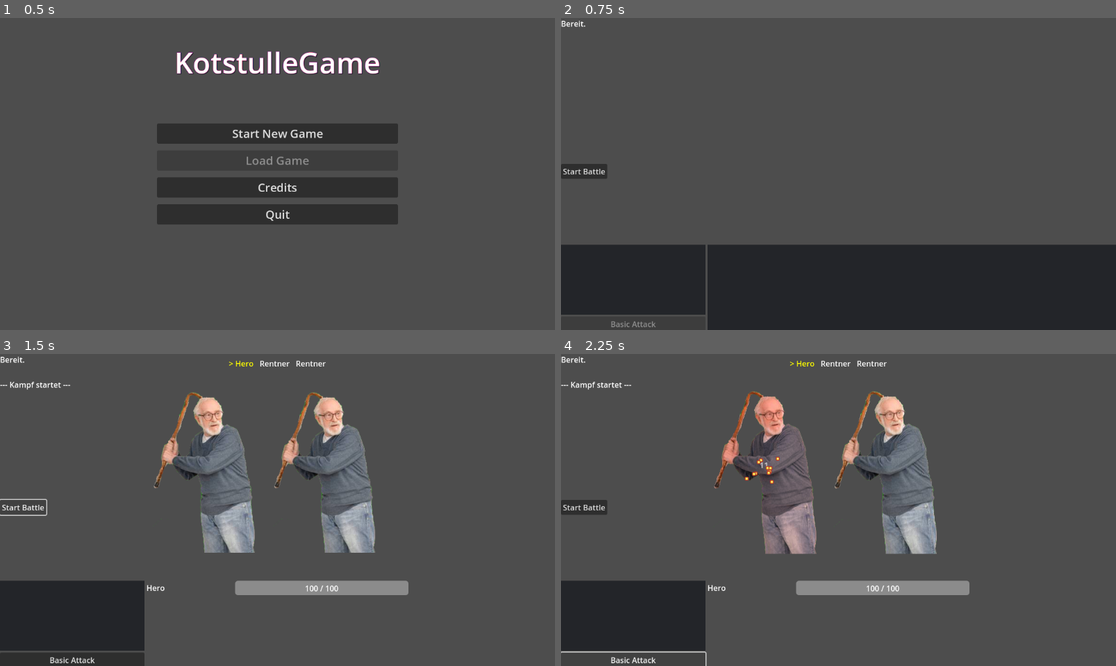
Above: before the commit, frames 1-4 (two rows, left to right).
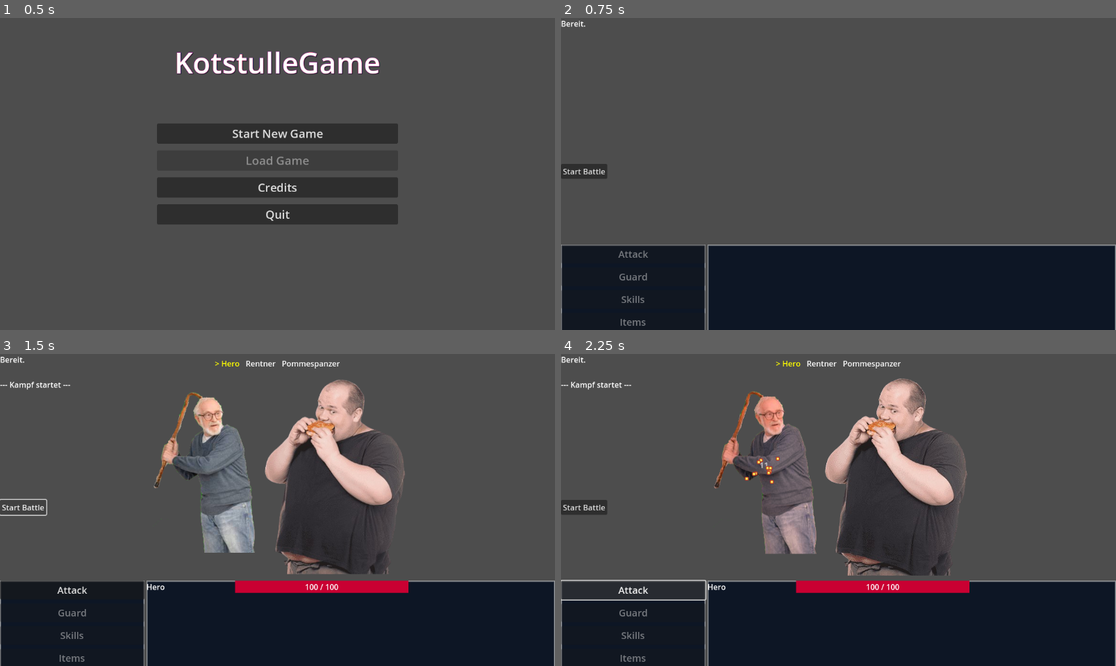
Above: after the commit, the same moments.

Repository: Marv0407/kotstulle-game
Game: Godot game, scene res://scenes/control.tscn
Two runs of this game, one before a commit and one after it. Both use one fixed random seed, a clock stepped at 60 frames per second and the inputs below.
Inputs:
- Up to frame 1 (0.5 s): no input
- Up to frame 2 (0.75 s): click "Start New Game" at 0.5 s
- Up to frame 3 (1.5 s): click "Start Battle" at 1.25 s
- Up to frame 4 (2.25 s): click "Basic Attack" (after the commit: "Attack") at 2 s

Frame 1 is identical in both runs. In frame 2, 2.1% of the frame differs, in the area x 0-100%, y 72-100%; in frame 3, 31%; in frame 4, 31%, in the area x 0-100%, y 2-100%.

Commit message:
Revamp battle UI
Enhanced the battle test UI with new panels, button layout, and style overrides for improved clarity. Added additional action buttons (Guard, Skills, Items) and updated node paths in scripts to match the new structure. Improved PartyMemberUI HP bar visuals with custom styles.

Diff:
--- a/ressources/Enemies/Penner.tres
+++ b/ressources/Enemies/Penner.tres
@@ -5,12 +5,12 @@
 [resource]
 script = ExtResource("1_sfvla")
 name = "Penner"
-max_hp = 40
-atk = 8
+max_hp = 67
+atk = 10
 def = 4
 sp_atk = 6
 sp_def = 2
-luck = 6
-speed = 6
+luck = 2
+speed = 2
 level = 1
 metadata/_custom_type_script = "uid://b4vfx11poblgj"
--- a/ressources/Enemies/Pommespanzer.tres
+++ b/ressources/Enemies/Pommespanzer.tres
@@ -6,13 +6,13 @@
 [resource]
 script = ExtResource("1_jqix2")
 name = "Pommespanzer"
-max_hp = 40
-atk = 8
-def = 4
-sp_atk = 6
+max_hp = 60
+atk = 10
+def = 10
+sp_atk = 2
 sp_def = 2
-luck = 6
-speed = 6
+luck = 5
+speed = 1
 level = 1
 sprite = ExtResource("2_dohw1")
 metadata/_custom_type_script = "uid://b4vfx11poblgj"
--- a/ressources/Enemies/Rentner.tres
+++ b/ressources/Enemies/Rentner.tres
@@ -6,13 +6,13 @@
 [resource]
 script = ExtResource("1_8o84g")
 name = "Rentner"
-max_hp = 40
+max_hp = 67
 atk = 8
 def = 4
-sp_atk = 6
+sp_atk = 5
 sp_def = 2
-luck = 6
-speed = 6
+luck = 4
+speed = 4
 level = 1
 sprite = ExtResource("2_812gd")
 metadata/_custom_type_script = "uid://b4vfx11poblgj"
--- a/scenes/BattleTest.tscn
+++ b/scenes/BattleTest.tscn
@@ -1,13 +1,30 @@
-[gd_scene load_steps=10 format=3 uid="uid://dcmvwdjbytety"]
+[gd_scene load_steps=13 format=3 uid="uid://dcmvwdjbytety"]
 
 [ext_resource type="Script" uid="uid://dt83mh3hbxwe6" path="res://scripts/battle_test.gd" id="1_legaw"]
 [ext_resource type="Script" uid="uid://bhdts0363nnm8" path="res://scripts/battle_manager.gd" id="2_tp7yc"]
 [ext_resource type="Script" uid="uid://b4vfx11poblgj" path="res://scripts/char_data.gd" id="3_smx2l"]
 [ext_resource type="Resource" uid="uid://d27kr4qwd3ng" path="res://ressources/Player Characters/hero.tres" id="4_5txia"]
-[ext_resource type="Resource" uid="uid://dayx4q8vorwm3" path="res://ressources/Enemies/Rentner.tres" id="5_tp7yc"]
+[ext_resource type="Resource" uid="uid://dayx4q8vorwm3" path="res://ressources/Enemies/Rentner.tres" id="5_766wr"]
+[ext_resource type="Resource" uid="uid://m8blmoddq8s2" path="res://ressources/Enemies/Pommespanzer.tres" id="6_2aica"]
 [ext_resource type="Script" uid="uid://c3icaeegf4j34" path="res://scripts/party_hud_container.gd" id="6_smx2l"]
 [ext_resource type="PackedScene" uid="uid://xm18nkpojt6g" path="res://scenes/PartyMemberUI.tscn" id="7_5txia"]
 [ext_resource type="Texture2D" uid="uid://c15f56jyfo8js" path="res://ressources/sprites/fire1.png" id="7_smx2l"]
+
+[sub_resource type="StyleBoxFlat" id="StyleBoxFlat_766wr"]
+bg_color = Color(0.050980393, 0.08627451, 0.14509805, 1)
+border_width_left = 3
+border_width_top = 3
+border_width_right = 3
+border_width_bottom = 3
+border_blend = true
+
+[sub_resource type="StyleBoxFlat" id="StyleBoxFlat_2aica"]
+bg_color = Color(0.050980393, 0.08627451, 0.14509805, 1)
+border_width_left = 3
+border_width_top = 3
+border_width_right = 3
+border_width_bottom = 3
+border_blend = true
 
 [sub_resource type="Curve" id="Curve_5txia"]
 _limits = [-200.0, 200.0, 0.0, 1.0]
@@ -20,7 +37,7 @@
 [node name="BattleManager" type="Node" parent="." node_paths=PackedStringArray("turn_order_container")]
 script = ExtResource("2_tp7yc")
 party_data = Array[ExtResource("3_smx2l")]([ExtResource("4_5txia")])
-enemy_data = Array[ExtResource("3_smx2l")]([ExtResource("5_tp7yc"), ExtResource("5_tp7yc")])
+enemy_data = Array[ExtResource("3_smx2l")]([ExtResource("5_766wr"), ExtResource("6_2aica")])
 turn_order_container = NodePath("../DebugUI/CanvasLayer/TurnOrderContainer")
 
 [node name="DebugUI" type="Control" parent="."]
@@ -58,26 +75,59 @@
 layout_mode = 2
 alignment = 1
 
-[node name="ColorRect" type="ColorRect" parent="DebugUI/CanvasLayer/PartyMenuContainer/ActionsContainer"]
-layout_mode = 2
-size_flags_vertical = 3
-color = Color(0.012566125, 0.025639828, 0.0564045, 0.5647059)
-
-[node name="BasicAttackBtn" type="Button" parent="DebugUI/CanvasLayer/PartyMenuContainer/ActionsContainer"]
-layout_mode = 2
-disabled = true
-text = "Basic Attack"
-
-[node name="PartyHUDContainer" type="VBoxContainer" parent="DebugUI/CanvasLayer/PartyMenuContainer"]
-layout_mode = 2
+[node name="ColorRect" type="Panel" parent="DebugUI/CanvasLayer/PartyMenuContainer/ActionsContainer"]
+layout_mode = 2
+size_flags_vertical = 3
+theme_override_styles/panel = SubResource("StyleBoxFlat_766wr")
+
+[node name="VBoxContainer" type="VBoxContainer" parent="DebugUI/CanvasLayer/PartyMenuContainer/ActionsContainer/ColorRect"]
+layout_mode = 0
+offset_right = 300.0
+offset_bottom = 180.0
+theme_override_constants/separation = 8
+alignment = 1
+
+[node name="AttackBtn" type="Button" parent="DebugUI/CanvasLayer/PartyMenuContainer/ActionsContainer/ColorRect/VBoxContainer"]
+layout_mode = 2
+size_flags_vertical = 3
+theme_override_font_sizes/font_size = 20
+disabled = true
+text = "Attack"
+
+[node name="GuardBtn" type="Button" parent="DebugUI/CanvasLayer/PartyMenuContainer/ActionsContainer/ColorRect/VBoxContainer"]
+layout_mode = 2
+size_flags_vertical = 3
+theme_override_font_sizes/font_size = 20
+disabled = true
+text = "Guard"
+
+[node name="SkillsBtn" type="Button" parent="DebugUI/CanvasLayer/PartyMenuContainer/ActionsContainer/ColorRect/VBoxContainer"]
+layout_mode = 2
+size_flags_vertical = 3
+theme_override_font_sizes/font_size = 20
+disabled = true
+text = "Skills"
+
+[node name="ItemBtn" type="Button" parent="DebugUI/CanvasLayer/PartyMenuContainer/ActionsContainer/ColorRect/VBoxContainer"]
+layout_mode = 2
+size_flags_vertical = 3
+theme_override_font_sizes/font_size = 20
+disabled = true
+text = "Items"
+
+[node name="ColorRect" type="Panel" parent="DebugUI/CanvasLayer/PartyMenuContainer"]
+layout_mode = 2
+size_flags_horizontal = 3
+size_flags_vertical = 3
+theme_override_styles/panel = SubResource("StyleBoxFlat_2aica")
+
+[node name="PartyHUDContainer" type="VBoxContainer" parent="DebugUI/CanvasLayer/PartyMenuContainer/ColorRect"]
+layout_mode = 0
+offset_right = 844.0
+offset_bottom = 180.0
 size_flags_horizontal = 3
 script = ExtResource("6_smx2l")
 party_member_ui_scene = ExtResource("7_5txia")
-
-[node name="ColorRect" type="ColorRect" parent="DebugUI/CanvasLayer/PartyMenuContainer/PartyHUDContainer"]
-layout_mode = 2
-size_flags_vertical = 3
-color = Color(0.012566125, 0.025639828, 0.0564045, 0.5647059)
 
 [node name="Background" type="TextureRect" parent="DebugUI"]
 layout_mode = 0
@@ -152,5 +202,5 @@
 
 [node name="EnemyPartyContainer" type="Node2D" parent="DebugUI/EnemyPositionAnchor"]
 
-[connection signal="pressed" from="DebugUI/CanvasLayer/PartyMenuContainer/ActionsContainer/BasicAttackBtn" to="." method="_on_basic_attack_pressed"]
+[connection signal="pressed" from="DebugUI/CanvasLayer/PartyMenuContainer/ActionsContainer/ColorRect/VBoxContainer/AttackBtn" to="." method="_on_basic_attack_pressed"]
 [connection signal="pressed" from="DebugUI/VBoxContainer/StartBattleBtn" to="." method="_on_start_battle_btn_pressed"]
--- a/scenes/PartyMemberUI.tscn
+++ b/scenes/PartyMemberUI.tscn
@@ -1,6 +1,12 @@
-[gd_scene load_steps=2 format=3 uid="uid://xm18nkpojt6g"]
+[gd_scene load_steps=4 format=3 uid="uid://xm18nkpojt6g"]
 
 [ext_resource type="Script" uid="uid://u7ma54xmd1lc" path="res://scripts/party_member_ui.gd" id="1_2ed12"]
+
+[sub_resource type="StyleBoxFlat" id="StyleBoxFlat_2ed12"]
+bg_color = Color(0.12955844, 0.1295585, 0.12955838, 1)
+
+[sub_resource type="StyleBoxFlat" id="StyleBoxFlat_ck2jo"]
+bg_color = Color(0.7867767, 0, 0.19790784, 1)
 
 [node name="PartyMemberUi" type="HBoxContainer"]
 script = ExtResource("1_2ed12")
@@ -10,8 +16,10 @@
 layout_mode = 2
 
 [node name="HPBar" type="ProgressBar" parent="."]
-custom_minimum_size = Vector2(360, 30)
+custom_minimum_size = Vector2(360, 25)
 layout_mode = 2
+theme_override_styles/background = SubResource("StyleBoxFlat_2ed12")
+theme_override_styles/fill = SubResource("StyleBoxFlat_ck2jo")
 max_value = 0.0
 allow_greater = true
 allow_lesser = true
--- a/scripts/battle_manager.gd
+++ b/scripts/battle_manager.gd
@@ -23,7 +23,7 @@
 var state := BattleState.START
 @onready var particelSpawner = $"../DebugUI/HBoxContainer/ParticelSpawner"
 @onready var spawn_point = $"../DebugUI/EnemyPositionAnchor/EnemyPartyContainer"
-@onready var party_panel: PartyHUD = $"../DebugUI/CanvasLayer/PartyMenuContainer/PartyHUDContainer"
+@onready var party_panel: PartyHUD = $"../DebugUI/CanvasLayer/PartyMenuContainer/ColorRect/PartyHUDContainer"
 
 ####################
 # Functions
--- a/scripts/battle_test.gd
+++ b/scripts/battle_test.gd
@@ -2,7 +2,7 @@
 
 @onready var battle_manager = $BattleManager
 @onready var log_label = $DebugUI/LogLabel
-@onready var attack_btn = $DebugUI/CanvasLayer/PartyMenuContainer/ActionsContainer/BasicAttackBtn
+@onready var attack_btn = $DebugUI/CanvasLayer/PartyMenuContainer/ActionsContainer/ColorRect/VBoxContainer/AttackBtn
 @onready var start_battle_btn = $DebugUI/VBoxContainer/StartBattleBtn
 
 func _ready() -> void:
